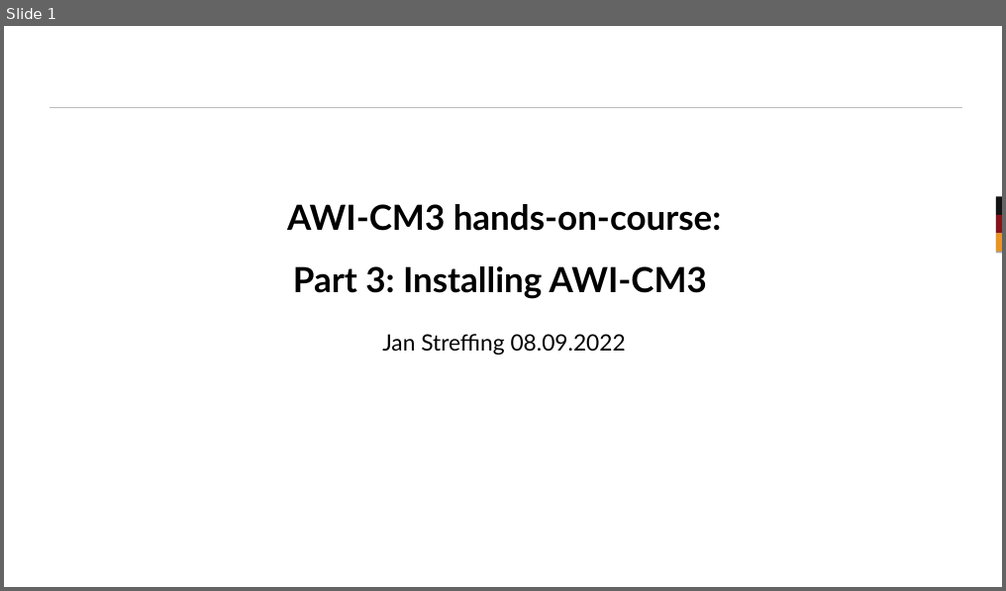
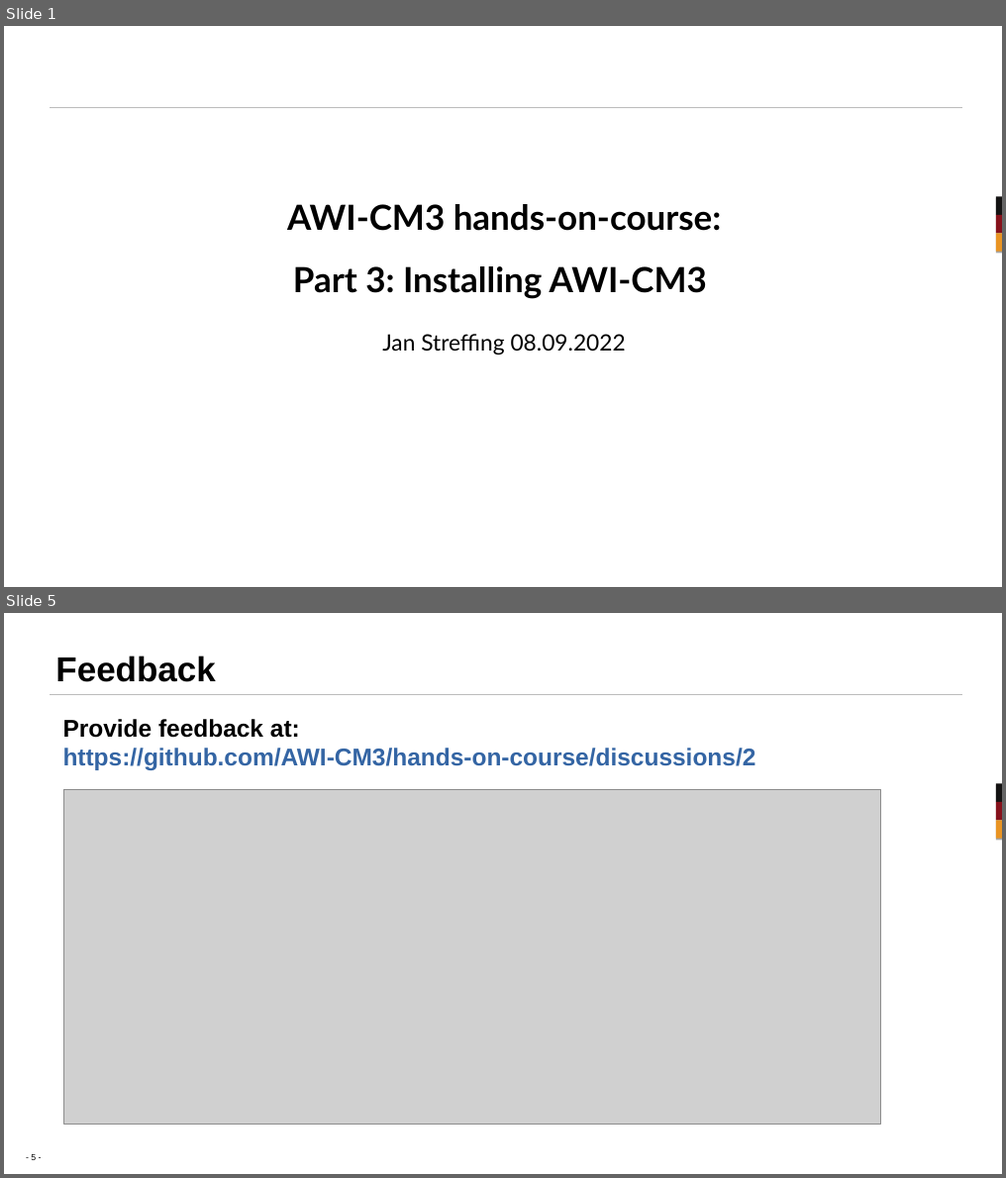
Before and after one commit to AWI-CM3/hands-on-course, a slide deck: 03_install_awicm3.odp. Shown one above the other, each under a label of ours: slide 1 before the commit, slides 1 and 5 after it; the slides between them are not shown. The pictures are 1006x591 and 1006x1178 pixels, drawn with LibreOffice and Linux fonts; fonts in the diff are those of the drawing; grey boxes stand for pictures; background and template pictures are left out. Boxes give left, top, right and bottom in pixels: in the first picture for what was removed or moved away, otherwise in the second. Text is boxed around its words. In the diff, an @@ line names an element or a change of style, - is before the commit and + after.

```diff
--- a/03_install_awicm3.odp
+++ b/03_install_awicm3.odp
@@ slide 5 added at (x1=4, y1=613, x2=1002, y2=1174), background #FFFFFF; not listed: 4 template elements that a slide beside it also shows @@
@@ text added at (x1=55, y1=656, x2=215, y2=682), 40 pt, text #000000, bold @@
+Feedback
@@ text added at (x1=63, y1=719, x2=756, y2=770), 28 pt, text #3465A4, bold @@
+Provide feedback at:
+https://github.com/AWI-CM3/hands-on-course/discussions/2
@@ picture added at (x1=63, y1=789, x2=880, y2=1123) @@
@@ page number added at (x1=31, y1=1155, x2=36, y2=1160), 10 pt, text #000000 @@
+- 5 -
```
Also in this commit, not shown: 3 other slides added, 2 other files.
